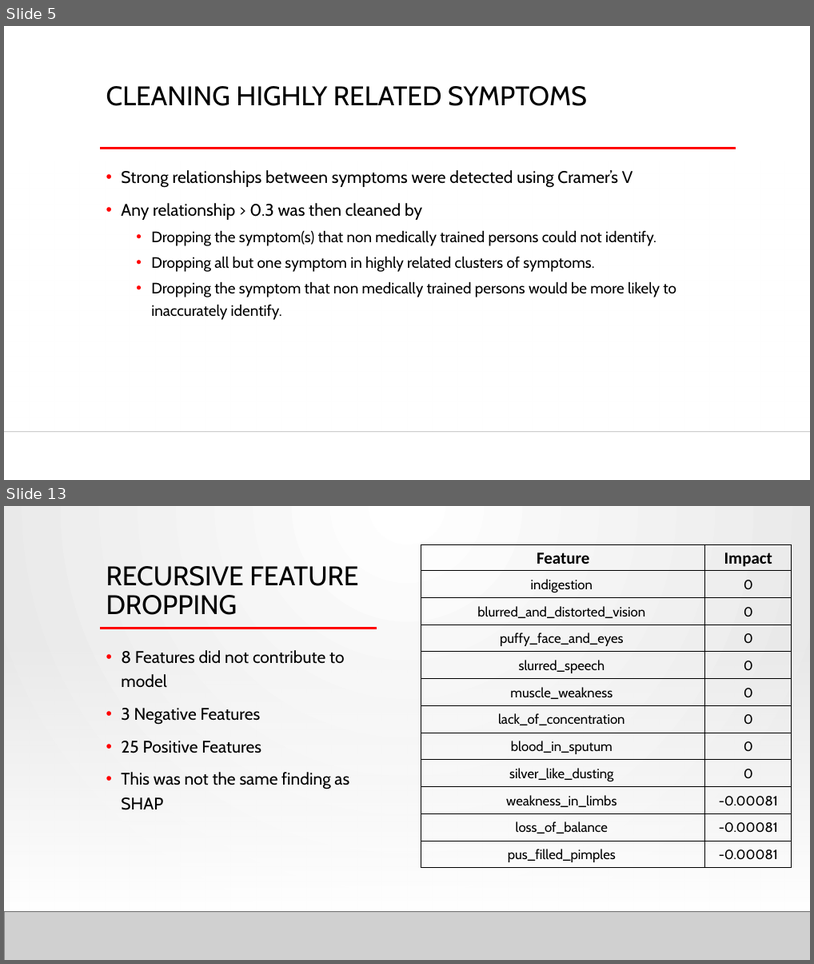
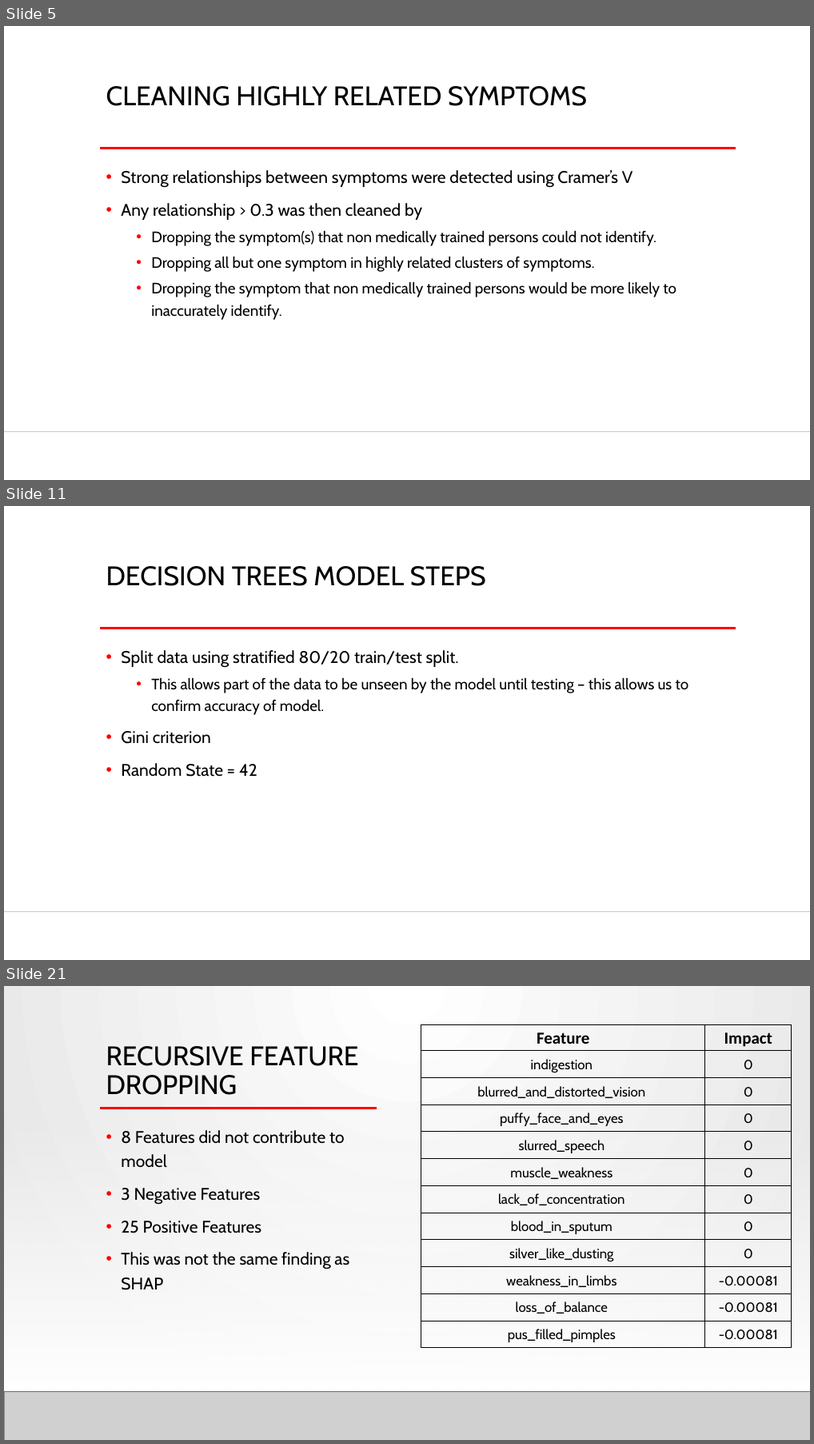
Before and after one commit to PaulButler8/springboard, a slide deck: Capstone 2/Capstone 2 Presentation.pptx. Shown one above the other, each under a label of ours: slides 5 and 13 before the commit, slides 5, 11 and 21 after it; the slides between them are not shown. The pictures are 814x964 and 814x1444 pixels, drawn with LibreOffice and Linux fonts; fonts in the diff are those of the drawing; grey boxes stand for pictures; background and template pictures are left out. Boxes give left, top, right and bottom in pixels: in the first picture for what was removed or moved away, otherwise in the second. Text is boxed around its words. In the diff, an @@ line names an element or a change of style, - is before the commit and + after.

```diff
--- a/Capstone 2/Capstone 2 Presentation.pptx
+++ b/Capstone 2/Capstone 2 Presentation.pptx
@@ slide 11 added at [4, 506, 810, 960], background #FFFFFF; not listed: 3 template elements that a slide beside it also shows @@
@@ title added at [106, 566, 486, 586], 32 pt, text #000000 @@
+DECISION TREES MODEL STEPS
@@ text added at [121, 650, 690, 776], 18 pt, text #000000 @@
+• Split data using stratified 80/20 train/test split.
+  • This allows part of the data to be unseen by the model until testing – this allows us to confirm accuracy of model.
+• Gini criterion
+• Random State = 42
@@ what was slide 13 is now slide 21 @@
```
Also in this commit, not shown: 10 slides changed, 7 other slides added, 1 other file.
